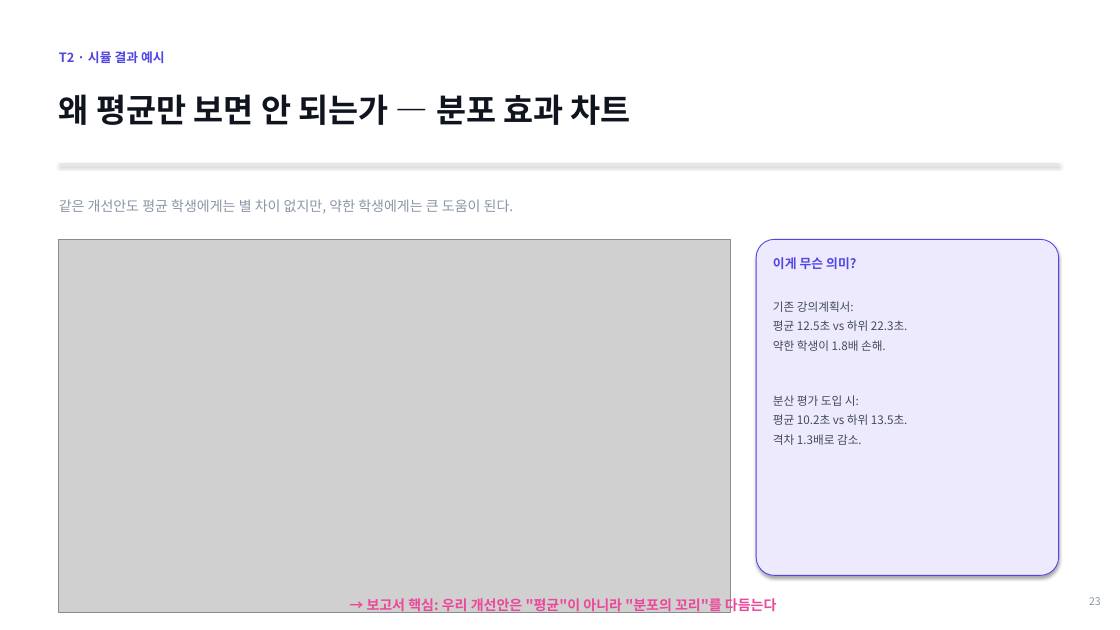
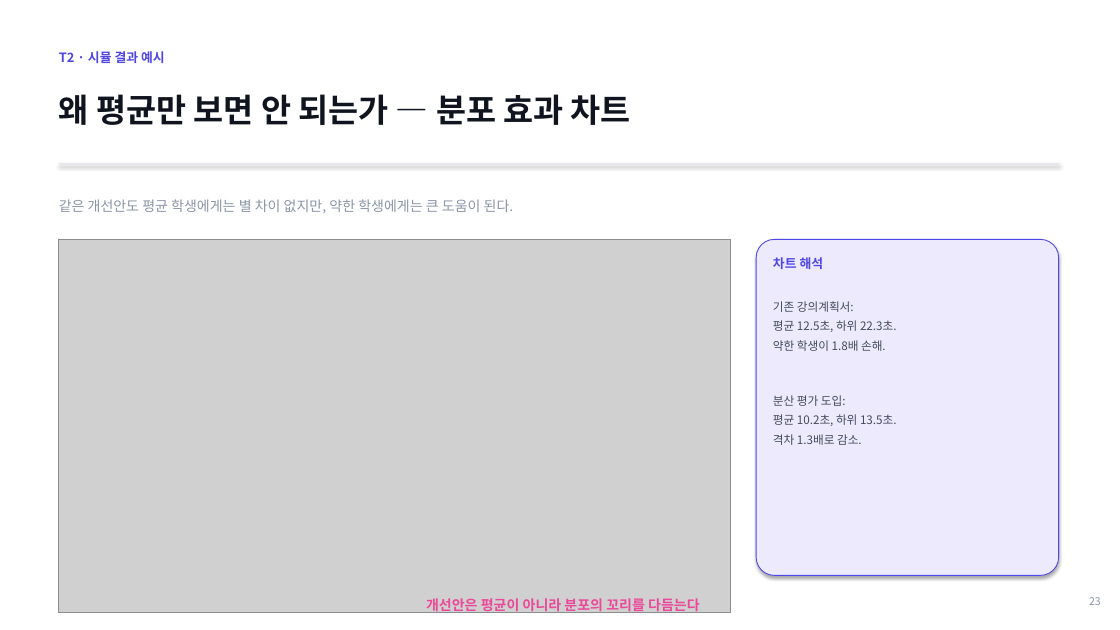
Before and after one commit to lshpy/imen315-syllabus-meta, a slide deck: slide 24 of team_project/kickoff_2026-05-11.pptx. Drawn at 1120x630 pixels with LibreOffice and Linux fonts; fonts in the diff are those of the drawing; grey boxes stand for pictures. Boxes give left, top, right and bottom in pixels: in the first picture for what was removed or moved away, otherwise in the second. Text is boxed around its words. In the diff, an @@ line names an element or a change of style, - is before the commit and + after.

```diff
--- a/team_project/kickoff_2026-05-11.pptx
+++ b/team_project/kickoff_2026-05-11.pptx
@@ text at (773, 257, 824, 269): text changed @@
-이게 무슨 의미?
+차트 해석
@@ text at (773, 320, 897, 332): text changed @@
-평균 12.5초 vs 하위 22.3초.
+평균 12.5초, 하위 22.3초.
@@ text at (773, 395, 897, 426): text changed @@
-분산 평가 도입 시:
-평균 10.2초 vs 하위 13.5초.
+분산 평가 도입:
+평균 10.2초, 하위 13.5초.
@@ text at (426, 598, 700, 614): text changed @@
-→ 보고서 핵심: 우리 개선안은 "평균"이 아니라 "분포의 꼬리"를 다듬는다
+개선안은 평균이 아니라 분포의 꼬리를 다듬는다
```
Also in this commit, not shown: 9 other slides changed, 1 slide added, 1 slide removed, 1 other file.
